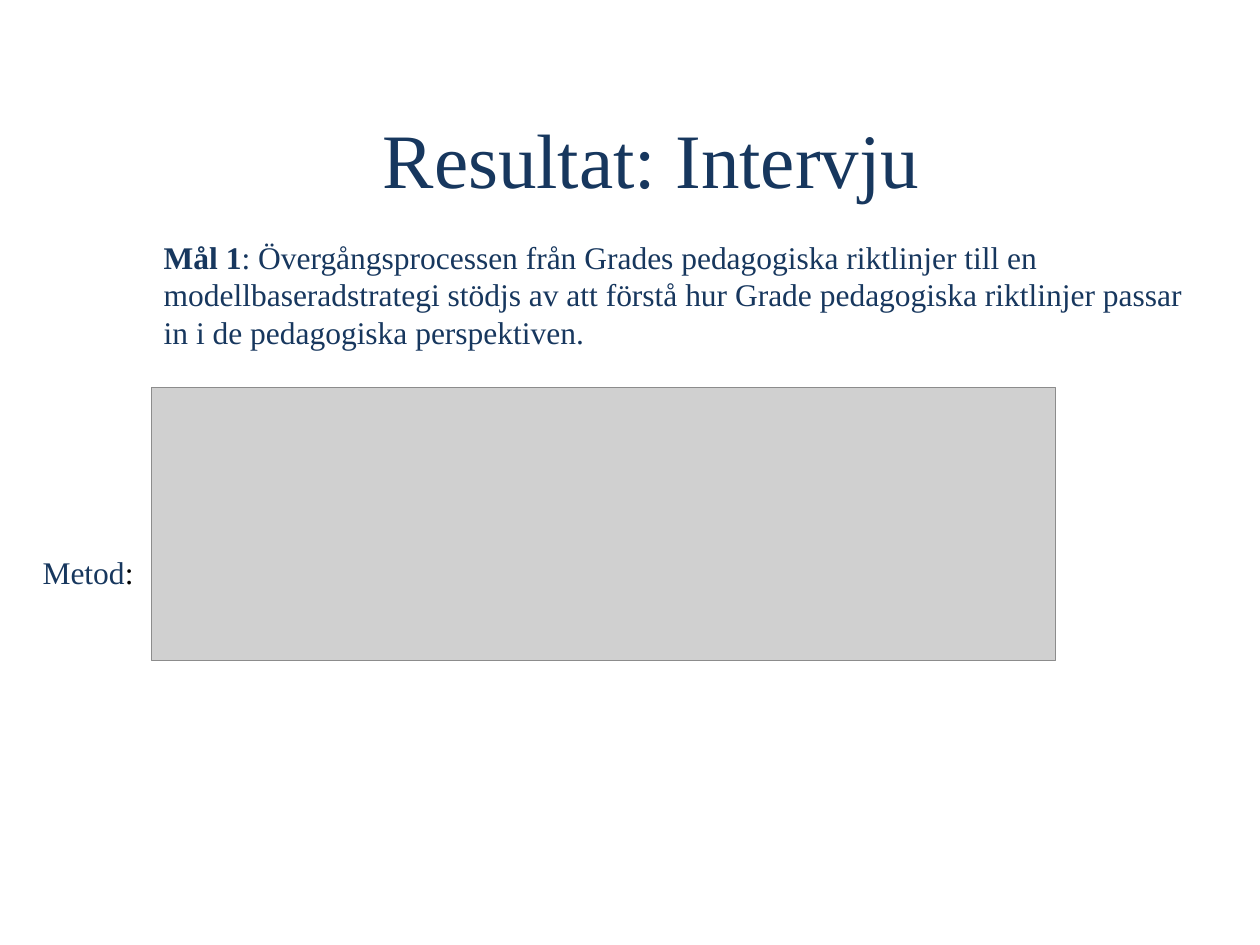
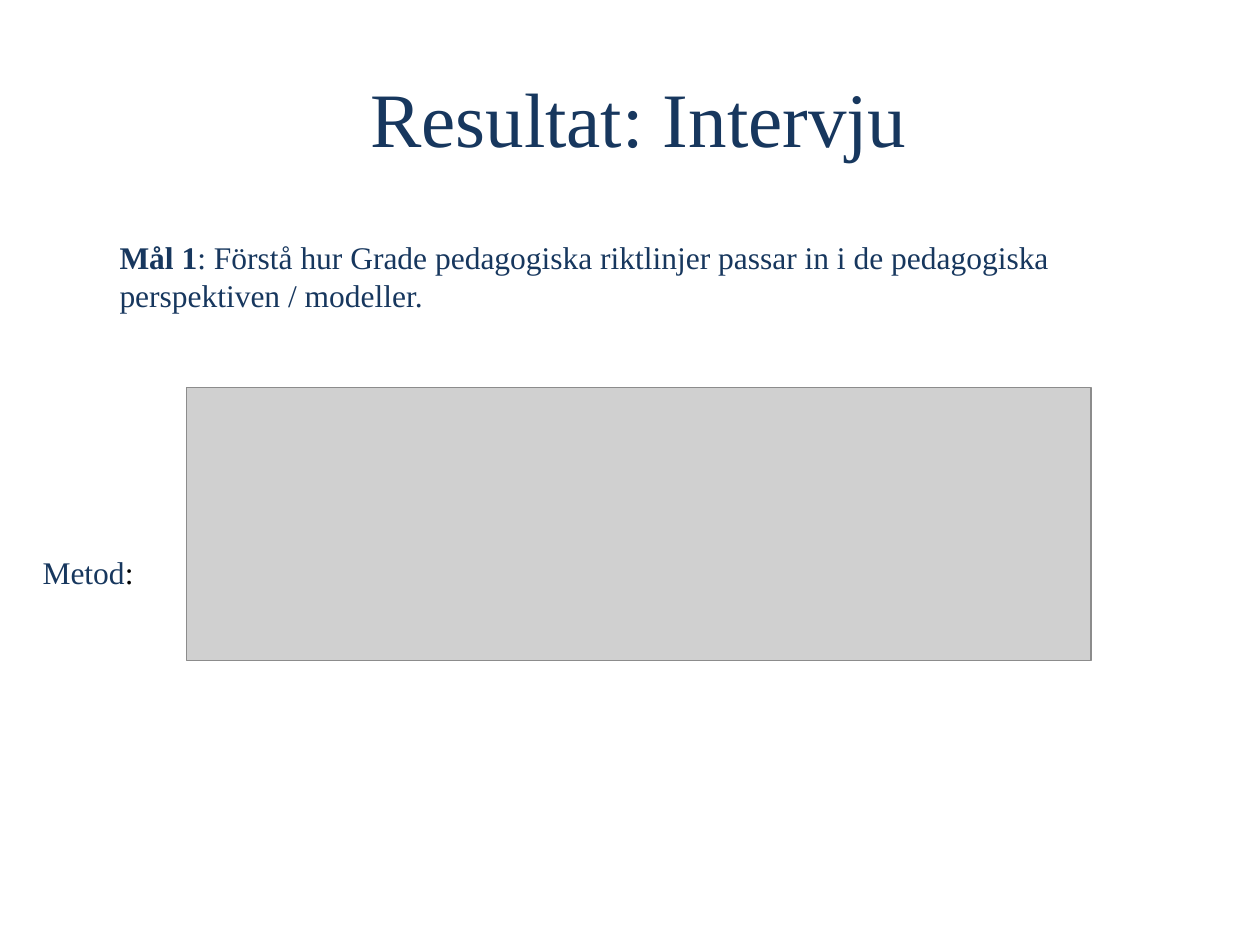
Before and after one commit to OliviaImner/thesis_document, a slide deck: slide 6 of Thesis/Presentation.pptx (slide 7 before the commit). Drawn at 1260x945 pixels with LibreOffice and Linux fonts; fonts in the diff are those of the drawing; grey boxes stand for pictures. Boxes give left, top, right and bottom in pixels: in the first picture for what was removed or moved away, otherwise in the second. Text is boxed around its words. In the diff, an @@ line names an element or a change of style, - is before the commit and + after.

```diff
--- a/Thesis/Presentation.pptx
+++ b/Thesis/Presentation.pptx
@@ title "Resultat: Intervju" moved from (x1=383, y1=134, x2=919, y2=203) to (x1=370, y1=93, x2=907, y2=162) @@
@@ text at (x1=120, y1=246, x2=1048, y2=313): text changed @@
-Mål 1: Övergångsprocessen från Grades pedagogiska riktlinjer till en modellbaseradstrategi stödjs av att förstå hur Grade pedagogiska riktlinjer passar in i de pedagogiska perspektiven.
+Mål 1: Förstå hur Grade pedagogiska riktlinjer passar in i de pedagogiska perspektiven / modeller.
@@ picture moved from (x1=151, y1=387, x2=1056, y2=660) to (x1=186, y1=387, x2=1091, y2=660) @@
```
Also in this commit, not shown: 7 other slides changed, 2 slides added, 3 slides removed, 1 other file.
